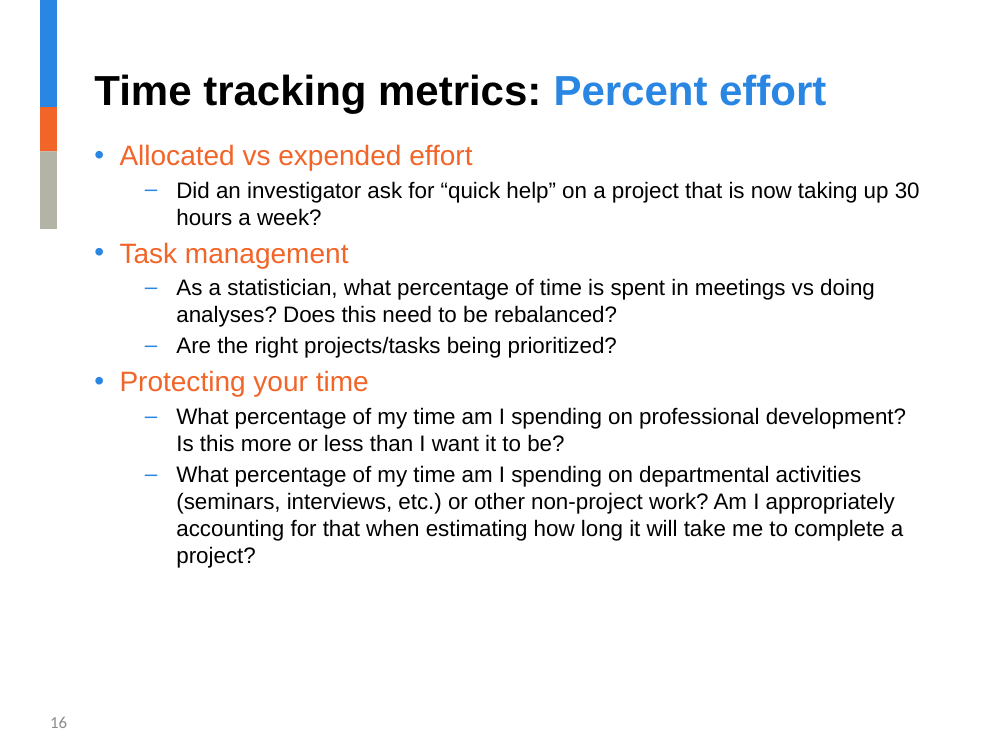
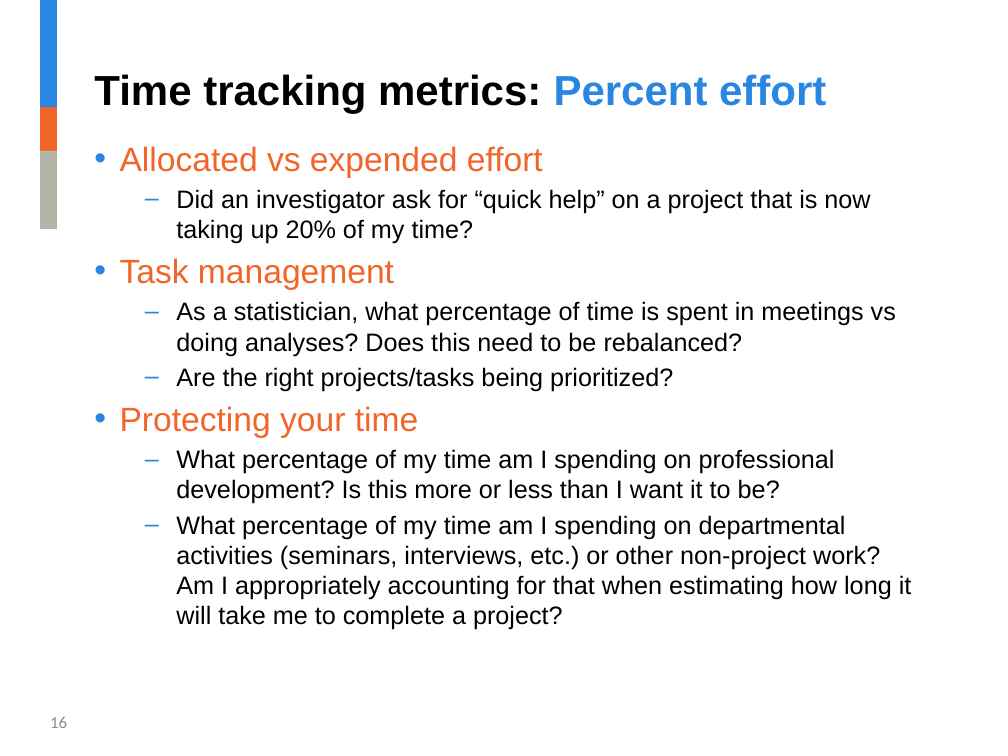
Before and after one commit to jalavery/timetrackR, a slide deck: slide 16 of Strategy and Innovation timetrackR Presentation.pptx. Drawn at 1008x756 pixels with LibreOffice and Linux fonts; fonts in the diff are those of the drawing; background and template pictures are left out. Boxes give left, top, right and bottom in pixels: in the first picture for what was removed or moved away, otherwise in the second. Text is boxed around its words. In the diff, an @@ line names an element or a change of style, - is before the commit and + after.

```diff
--- a/Strategy and Innovation timetrackR Presentation.pptx
+++ b/Strategy and Innovation timetrackR Presentation.pptx
@@ text at [120,146,912,630]: size 20 to 24 pt in "Allocated vs expended effort", "Task management", "Protecting your time"; size 16 to 18 pt in "As a statistician, what percentage of time ...", "Are the right projects/tasks being prioritized?", "What percentage of my time am I ...", "What percentage of my time am I ..." @@
@@ text at [176,189,870,244]: text changed; size 16 to 18 pt @@
-  – Did an investigator ask for “quick help” on a project that is now taking up 30 hours a week?
+  – Did an investigator ask for “quick help” on a project that is now taking up 20% of my time?
```
Also in this commit, not shown: 9 other slides changed, 2 slides removed, 1 other file.
